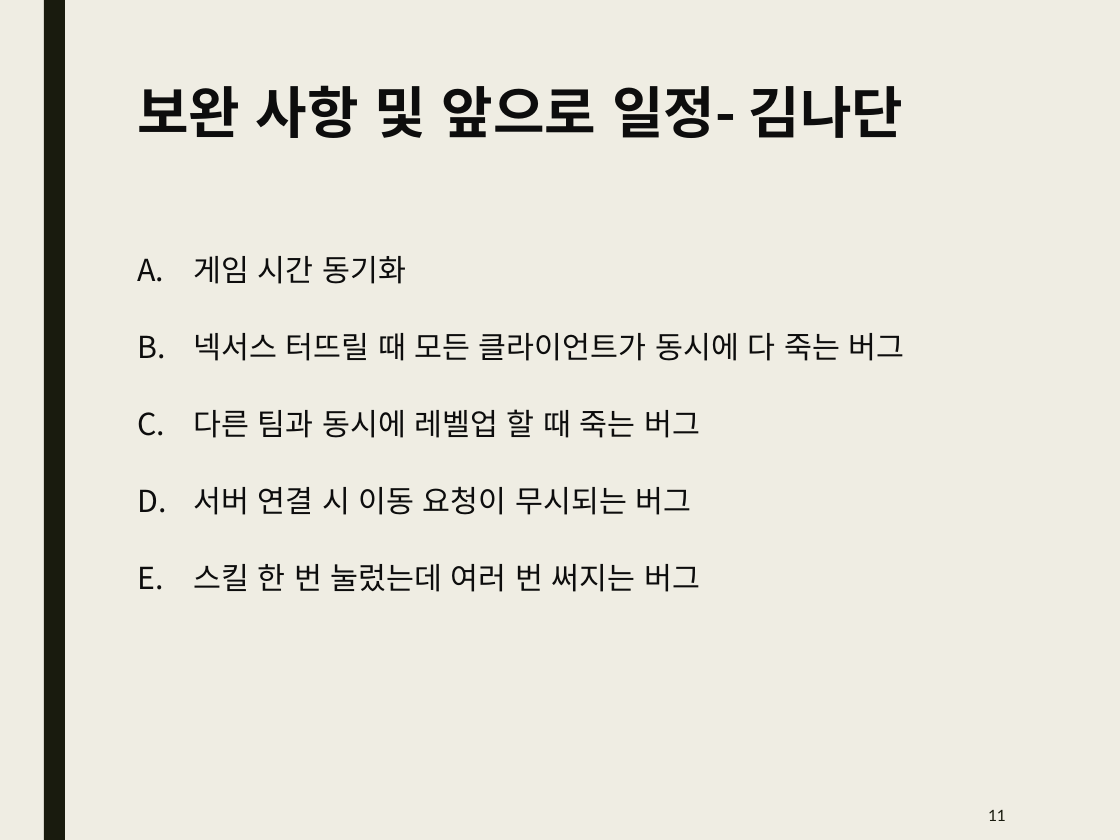
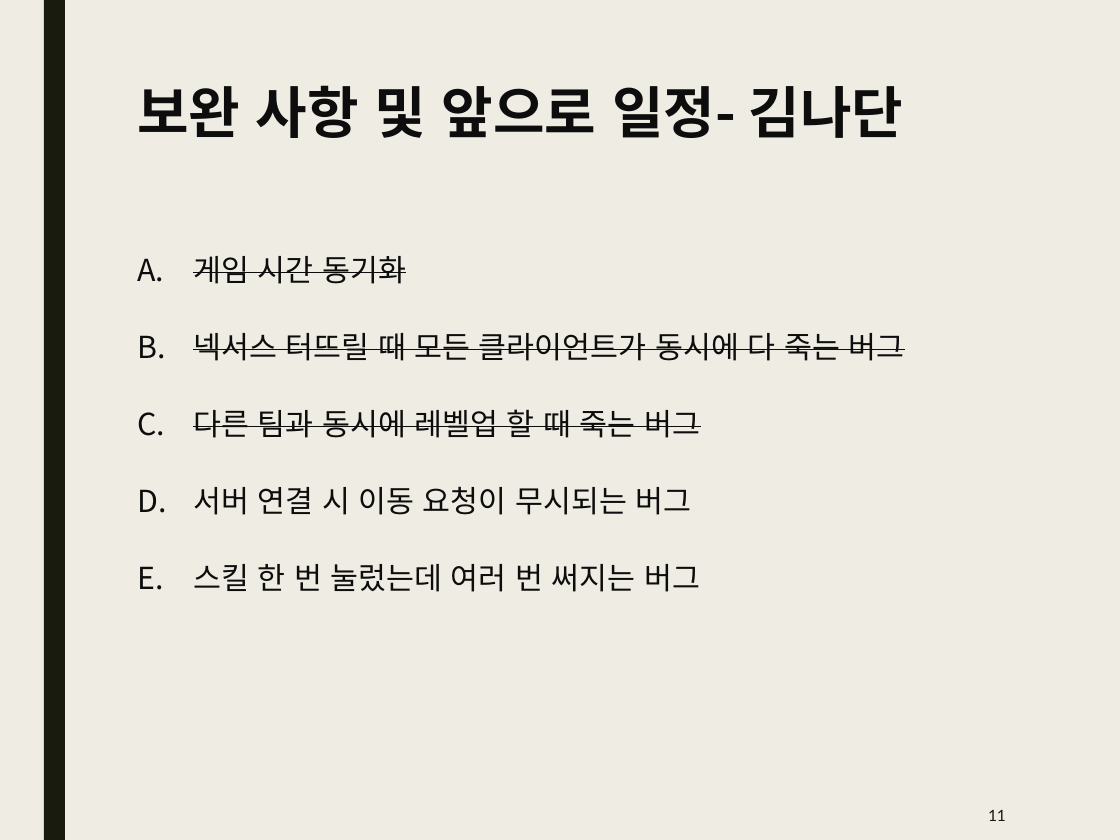
Before and after one commit to Kim2Kang/Documents, a slide deck: slide 11 of 진행사항.pptx. Drawn at 1120x840 pixels with LibreOffice and Linux fonts; fonts in the diff are those of the drawing. Boxes give left, top, right and bottom in pixels: in the first picture for what was removed or moved away, otherwise in the second. Text is boxed around its words. In the diff, an @@ line names an element or a change of style, - is before the commit and + after.

Commit message:
보고서, 진행사항 업데이트

```diff
--- a/진행사항.pptx
+++ b/진행사항.pptx
@@ text at [193,256,904,438]: strikethrough on in "게임 시간 동기화", "넥서스 터뜨릴 때 모든 클라이언트가 동시에 다 ...", "다른 팀과 동시에 레벨업 할 때 죽는 ..." @@
```
Also in this commit, not shown: 1 other file.
